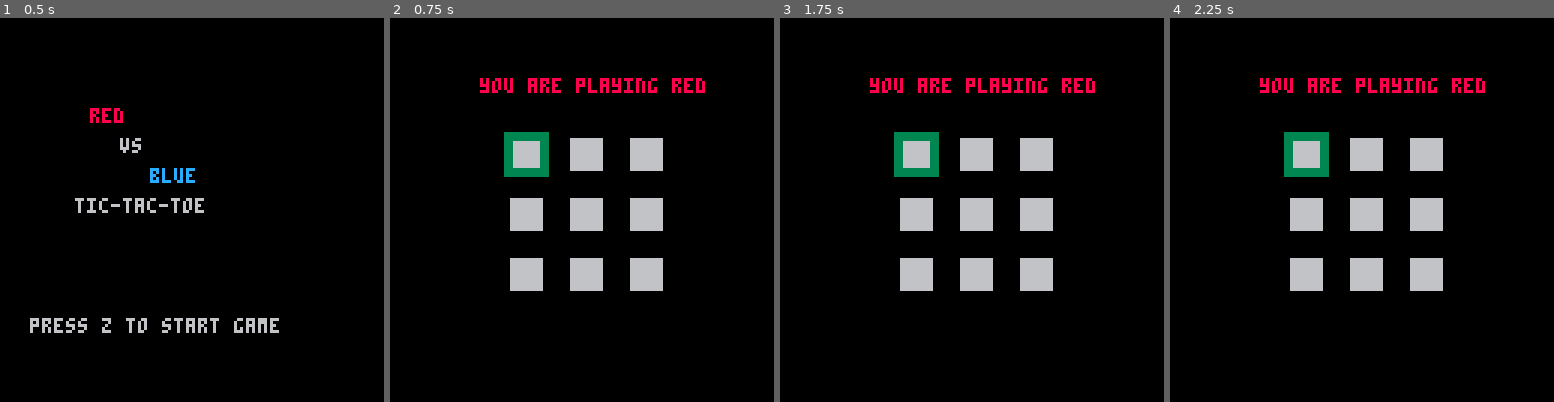
Above: before the commit, frames 1-4 (left to right).
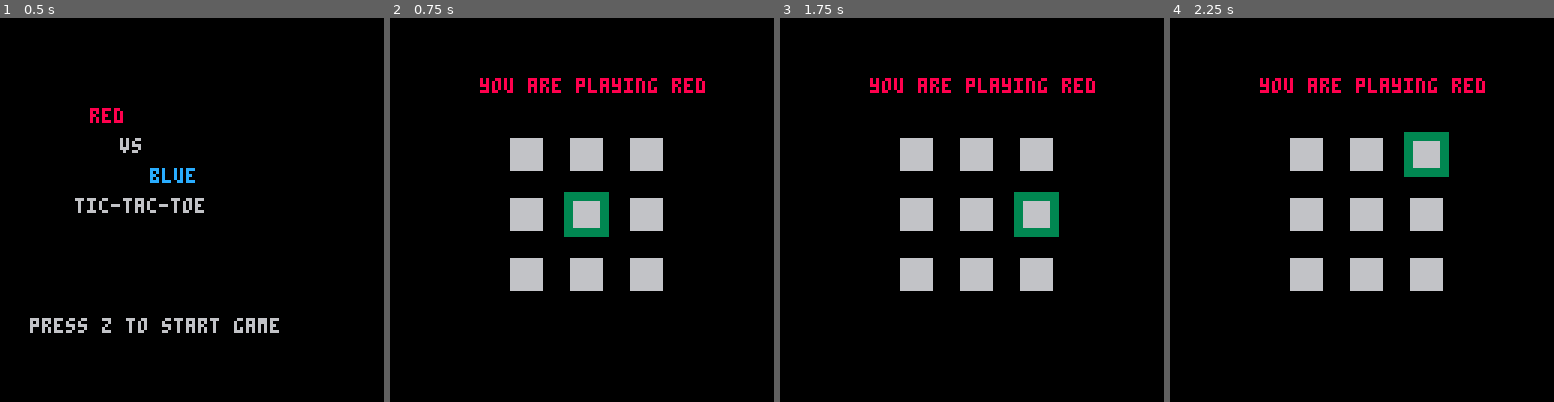
Above: after the commit, the same moments.

Repository: shinkarom/p8-ttt
Game: PICO-8 cartridge ttt.p8
The game is run twice, just before and just after one commit, with the same random seed, the same clock (stepped at 60 frames per second) and the same inputs.
Inputs:
- Up to frame 1 (0.5 s): no input
- Up to frame 2 (0.75 s): tap O (Z key) at 0.7 s
- Up to frame 3 (1.75 s): hold Right from 1.6 s (still down); tap O (Z key) at 1.7 s
- Up to frame 4 (2.25 s): release Right at 2.1 s; tap O (Z key) at 2.1 s; hold Up from 2.15 s (still down)

Frame 1 is identical in both runs. In frame 2, 1.8% of the frame differs, in the area x 29-58%, y 29-58%; in frame 3, 1.8%; in frame 4, 1.8%.

Commit message:
Move cursor with arrow keys

Diff:
--- a/ttt.p8
+++ b/ttt.p8
@@ -44,6 +44,15 @@
 cursor_width = 2
 
 function game_update()
+ if btnp(⬆️) then
+  cursor_y = (cursor_y-1)%3
+ elseif btnp(⬇️) then
+  cursor_y = (cursor_y+1)%3
+ elseif btnp(⬅️) then
+  cursor_x = (cursor_x-1)%3
+ elseif btnp(➡️) then
+  cursor_x = (cursor_x+1)%3
+ end
 end
 
 function draw_grid()
@@ -78,20 +87,24 @@
 end
 
 function draw_cursor()
- local tlx = 40+20*(cursor_x-1)
- local tly = 40+20*(cursor_y-1)
+ local tlx = 40+20*cursor_x
+ local tly = 40+20*cursor_y
  local trx = tlx+10
  local try = tly
  local blx = tlx
  local bly = tly+10
  local brx = blx+10
  local bry = bly
+ --top
  rectfill(tlx-cursor_width, tly-cursor_width,
   trx+cursor_width, try, cursor_color)
+ --left
  rectfill(tlx-cursor_width ,tly,
   blx, bly+cursor_width, cursor_color)
+ --bottom
  rectfill(blx, bly, brx+cursor_width,
   bry+cursor_width, cursor_color)
+ --right
  rectfill(trx, try,
   brx+cursor_width, bry, cursor_color)
 end
